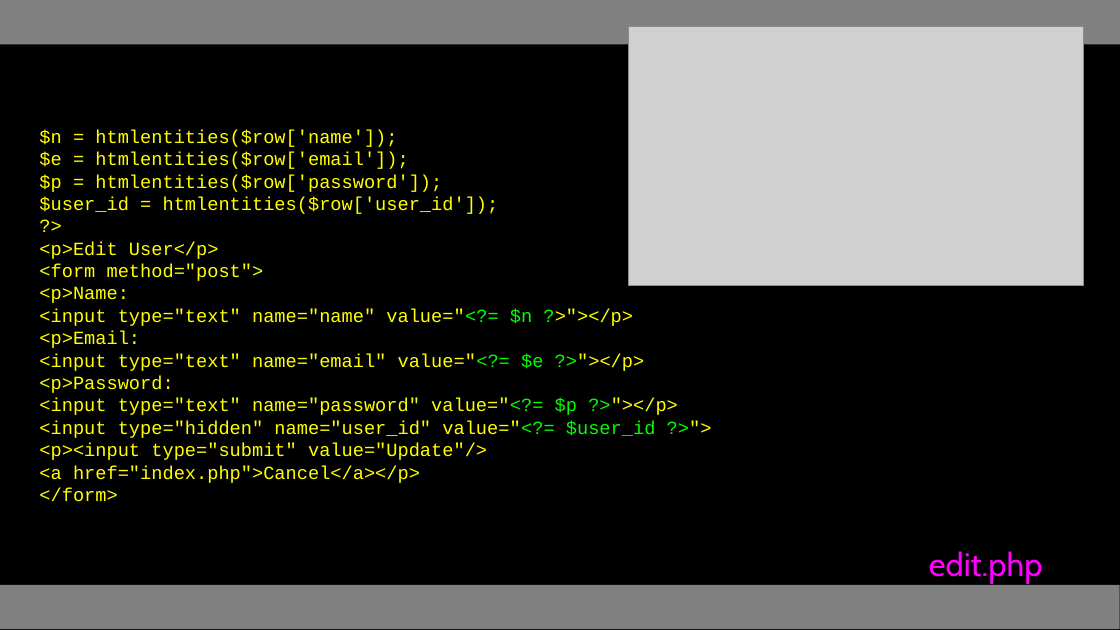
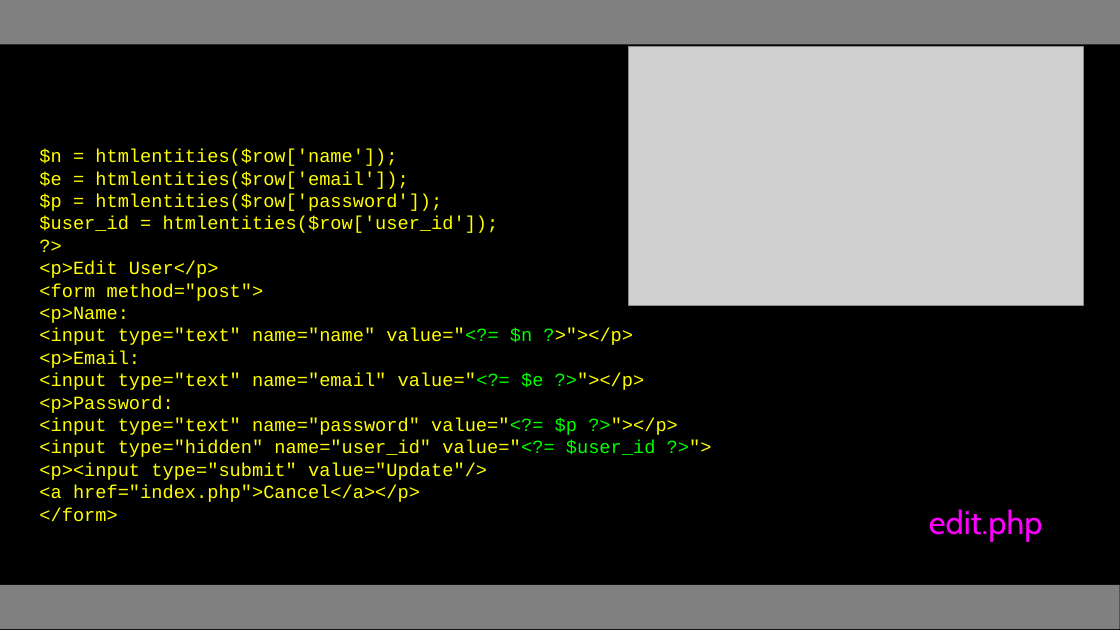
Before and after one commit to csev/wa4e, a slide deck: slide 14 of lectures/PHP-10-CRUD.ppt. Drawn at 1120x630 pixels with LibreOffice and Linux fonts; fonts in the diff are those of the drawing; grey boxes stand for pictures. Boxes give left, top, right and bottom in pixels: in the first picture for what was removed or moved away, otherwise in the second. Text is boxed around its words. In the diff, an @@ line names an element or a change of style, - is before the commit and + after.

```diff
--- a/lectures/PHP-10-CRUD.ppt
+++ b/lectures/PHP-10-CRUD.ppt
@@ picture: place and size @@
-picture at [628, 26, 1083, 286]
+picture at [628, 46, 1083, 306]
@@ text "$n = htmlentities($row['name']);": place and size @@
-text "$n = htmlentities($row['name']);" at [39, 130, 678, 502]
+text "$n = htmlentities($row['name']);" at [39, 149, 678, 522]
@@ text "edit.php": place and size @@
-text "edit.php" at [929, 551, 1043, 584]
+text "edit.php" at [929, 509, 1043, 542]
```
Also in this commit, not shown: 12 other slides changed, 1 slide added, 1 slide removed, 4 other files.
